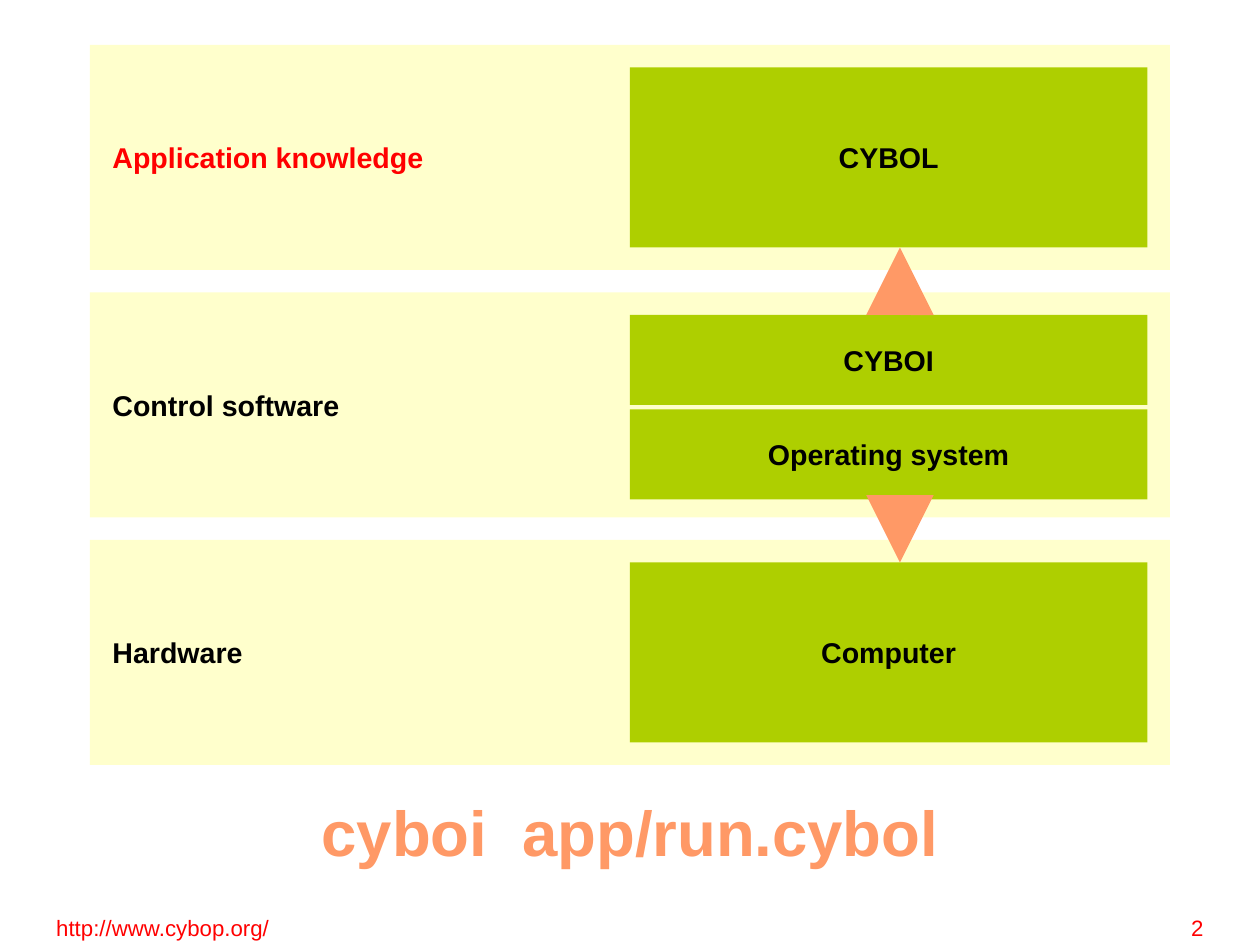
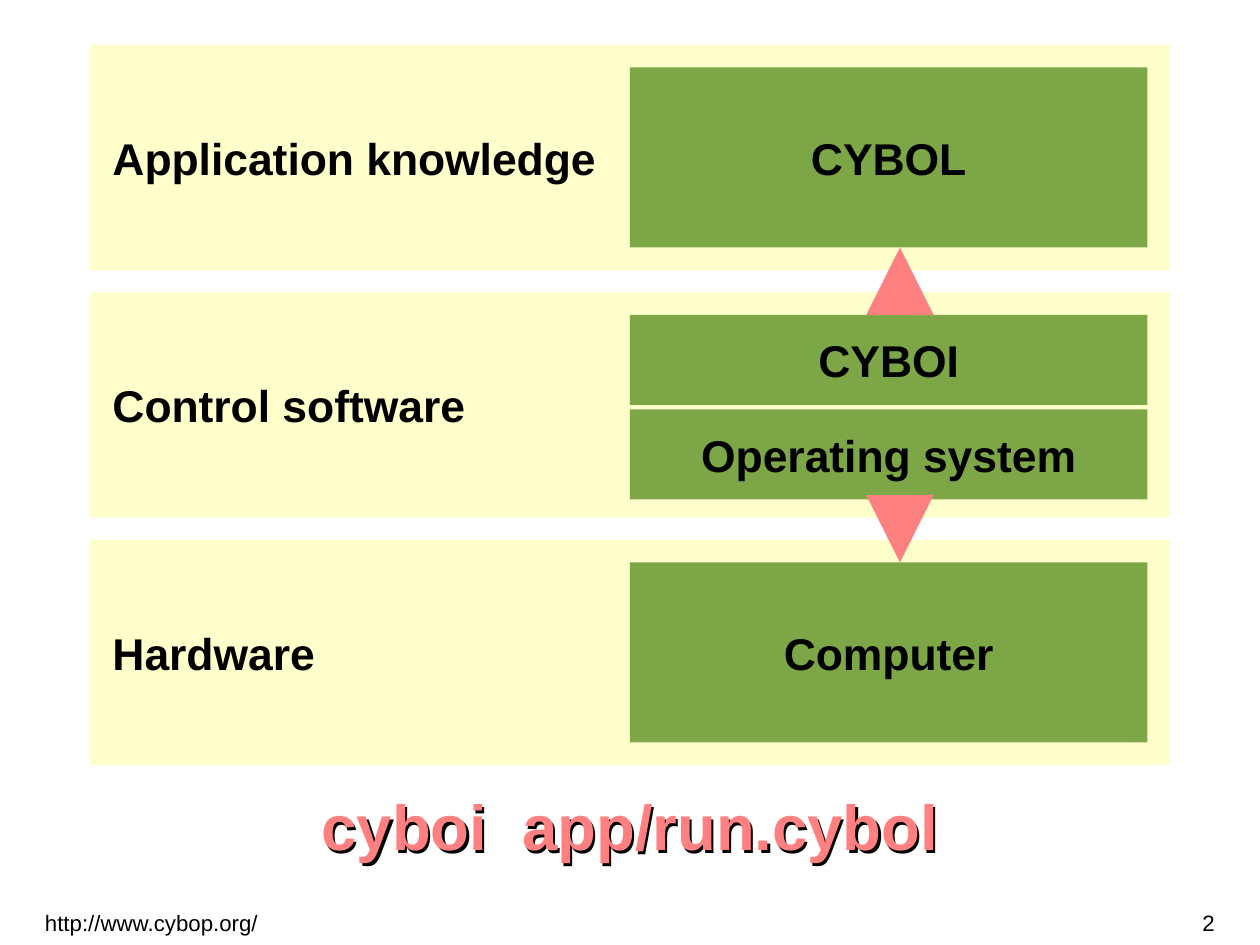
Before and after one commit to GitMirroring/cybop, a slide deck: slide 2 of doc/lightning_talk/cybop.odp. Drawn at 1260x945 pixels with LibreOffice and Linux fonts; fonts in the diff are those of the drawing; background and template pictures are left out. Boxes give left, top, right and bottom in pixels: in the first picture for what was removed or moved away, otherwise in the second. Text is boxed around its words. In the diff, an @@ line names an element or a change of style, - is before the commit and + after.

Commit message:
* Update presentation

```diff
--- a/doc/lightning_talk/cybop.odp
+++ b/doc/lightning_talk/cybop.odp
@@ rectangle "Application knowledge" at (x1=90, y1=45, x2=1171, y2=270): size 18 to 28 pt, text colour #FF0000 to #000000 @@
@@ arrow (900, 316) - (900, 248): stroke #FF9966 14.17 pt to #FF8080 14.17 pt @@
@@ rectangle "Control software" at (x1=90, y1=293, x2=1171, y2=518): size 18 to 28 pt @@
@@ arrow moved from (900, 495) - (900, 563) to (900, 500) - (900, 563) @@
@@ arrow (900, 500) - (900, 563): stroke #FF9966 14.17 pt to #FF8080 14.17 pt @@
@@ rectangle "Hardware" at (x1=90, y1=540, x2=1171, y2=765): size 18 to 28 pt @@
@@ size 18 to 28 pt; fill #AECF00 to #7DA647 in 4 elements at (x1=630, y1=67, x2=1148, y2=247), (x1=630, y1=316, x2=1148, y2=406), (x1=630, y1=409, x2=1148, y2=500), (x1=630, y1=563, x2=1148, y2=742) @@
@@ text "cyboi app/run.cybol" at (x1=322, y1=804, x2=938, y2=863): text colour #FF9966 to #FF8080 @@
@@ text "http://www.cybop.org/" at (x1=45, y1=915, x2=258, y2=936): text colour #FF0000 to #000000 @@
@@ page number at (x1=1202, y1=915, x2=1214, y2=931): text colour #FF0000 to #000000 @@
```
Also in this commit, not shown: 13 other slides changed, 1 other file.
